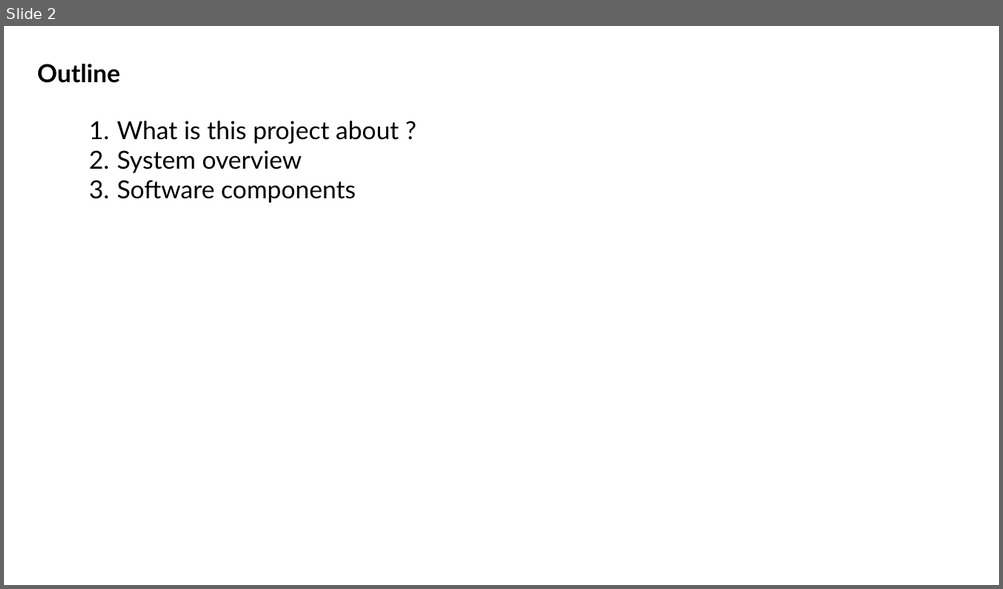
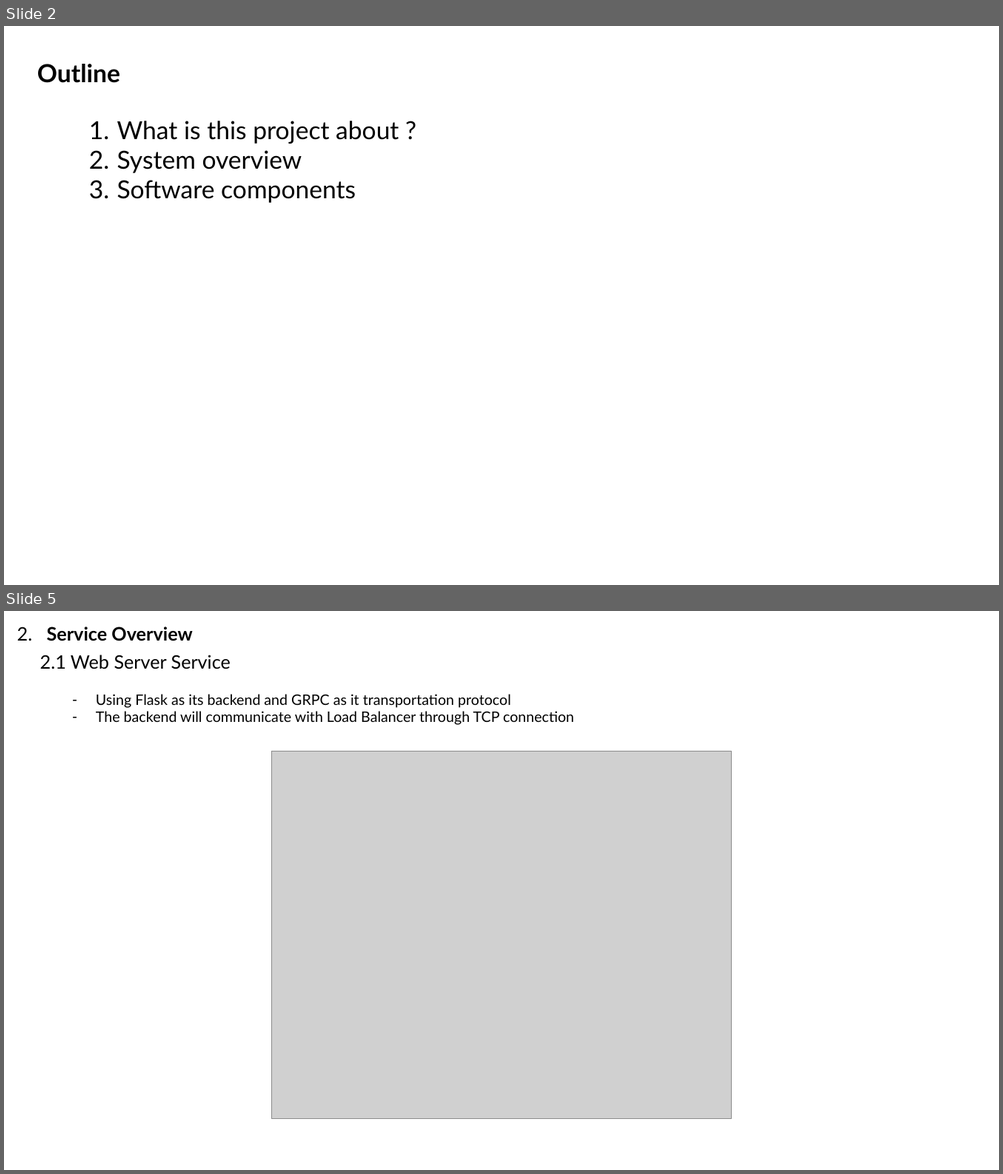
Before and after one commit to truongvanhuy2000/Video-Streaming, a slide deck: Docs/Overview.pptx. Shown one above the other, each under a label of ours: slide 2 before the commit, slides 2 and 5 after it; the slides between them are not shown. The pictures are 1003x589 and 1003x1174 pixels, drawn with LibreOffice and Linux fonts; fonts in the diff are those of the drawing; grey boxes stand for pictures. Boxes give left, top, right and bottom in pixels: in the first picture for what was removed or moved away, otherwise in the second. Text is boxed around its words. In the diff, an @@ line names an element or a change of style, - is before the commit and + after.

```diff
--- a/Docs/Overview.pptx
+++ b/Docs/Overview.pptx
@@ slide 5 added at [4,611,999,1170], background #FFFFFF @@
@@ text added at [17,627,192,641], 18 pt, text #000000, bold @@
+2. Service Overview
@@ text added at [40,655,230,669], 18 pt, text #000000 @@
+2.1 Web Server Service
@@ text added at [96,694,574,725], 14 pt, text #000000 @@
+– Using Flask as its backend and GRPC as it transportation protocol
+– The backend will communicate with Load Balancer through TCP connection
@@ picture added at [272,752,731,1119] @@
```
Also in this commit, not shown: 2 slides changed, 6 other slides added, 5 slides removed, 1 other file.
